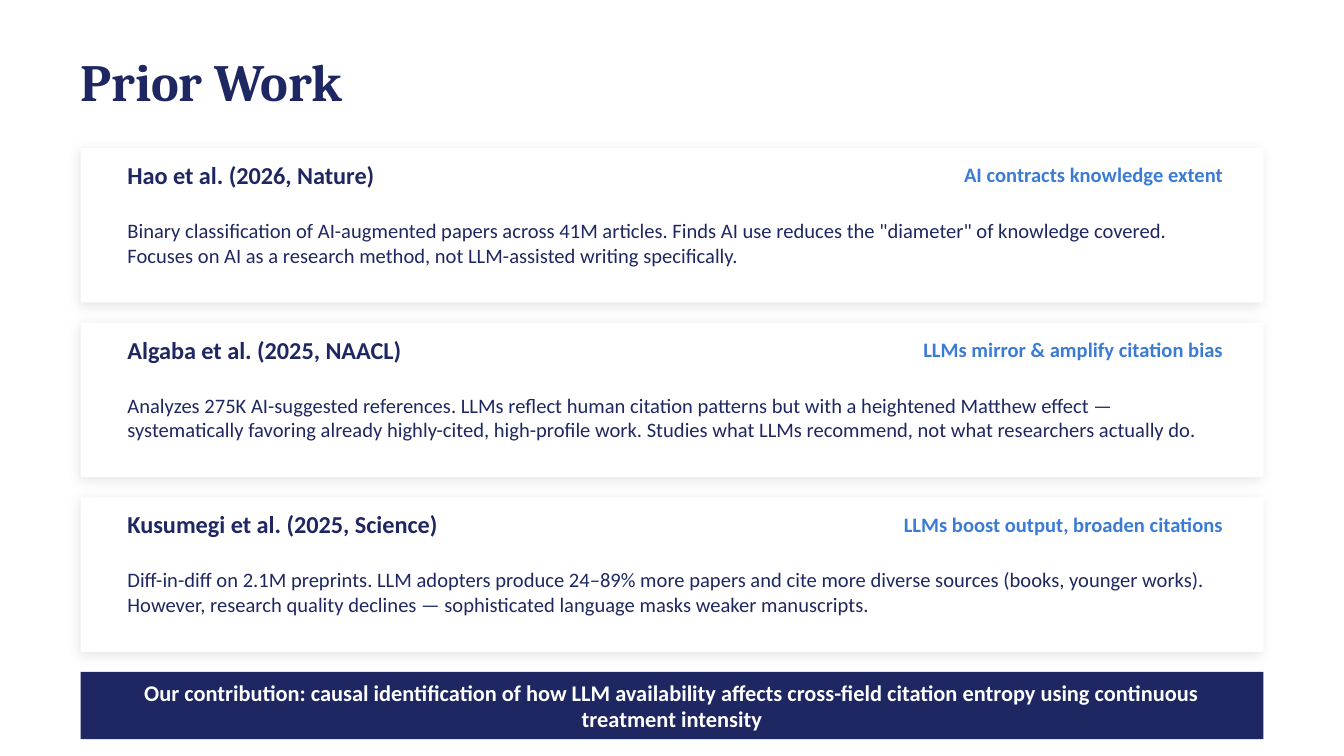
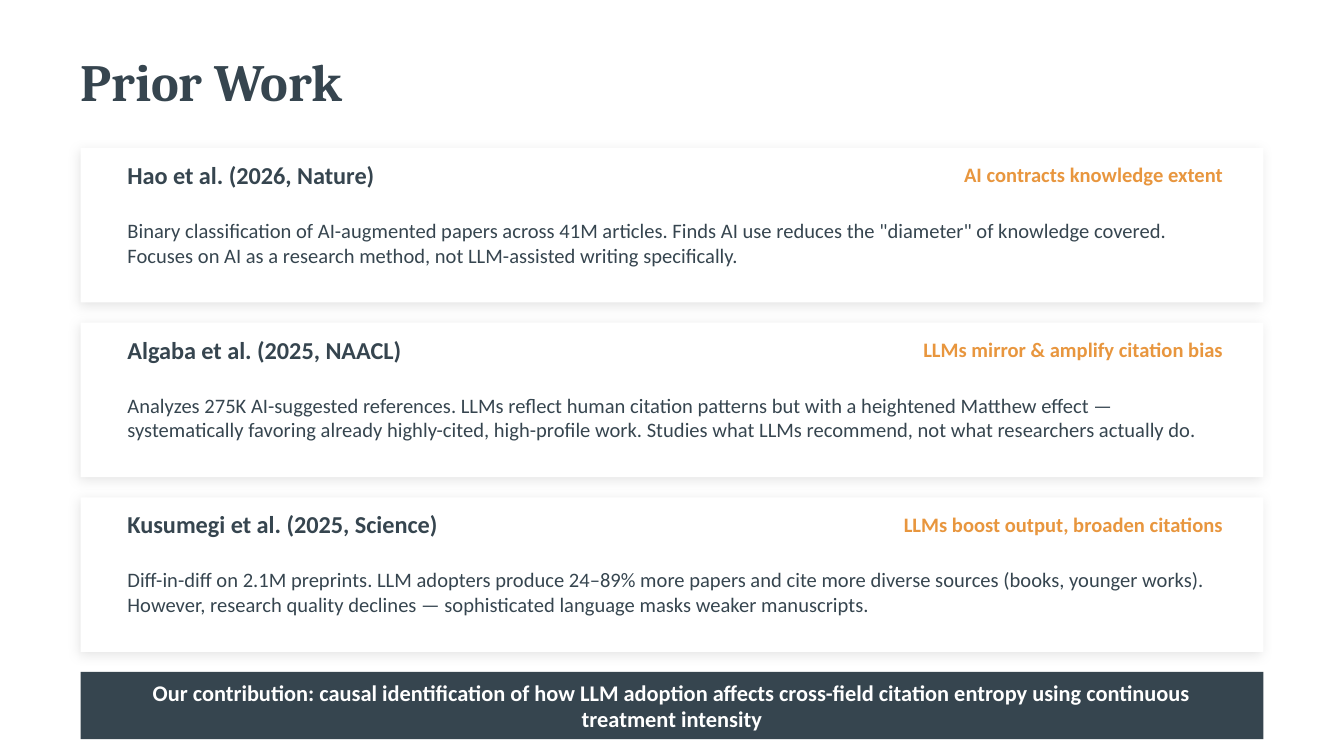
Before and after one commit to bheim/aig_final_project, a slide deck: slide 4 of claude work/presentation final.pptx. Drawn at 1344x756 pixels with LibreOffice and Linux fonts; fonts in the diff are those of the drawing. Boxes give left, top, right and bottom in pixels: in the first picture for what was removed or moved away, otherwise in the second. Text is boxed around its words. In the diff, an @@ line names an element or a change of style, - is before the commit and + after.

```diff
--- a/claude work/presentation final.pptx
+++ b/claude work/presentation final.pptx
@@ text colour #3A7BD5 to #E8963E in 3 elements at box(964, 167, 1223, 186), box(923, 342, 1222, 361), box(904, 517, 1223, 536) @@
@@ text colour #1E2761 to #36454F in 7 elements at box(81, 64, 342, 102), box(127, 166, 374, 188), box(127, 223, 1166, 267), box(127, 341, 402, 363), box(127, 398, 1195, 441), box(127, 515, 438, 537), box(127, 572, 1203, 616) @@
@@ rectangle at box(81, 672, 1263, 739): fill #1E2761 to #36454F @@
@@ text at box(153, 685, 1189, 731): text changed @@
-Our contribution: causal identification of how LLM availability affects cross-field citation entropy using continuous treatment intensity
+Our contribution: causal identification of how LLM adoption affects cross-field citation entropy using continuous treatment intensity
```
Also in this commit, not shown: 24 other slides changed, 2 other files.
